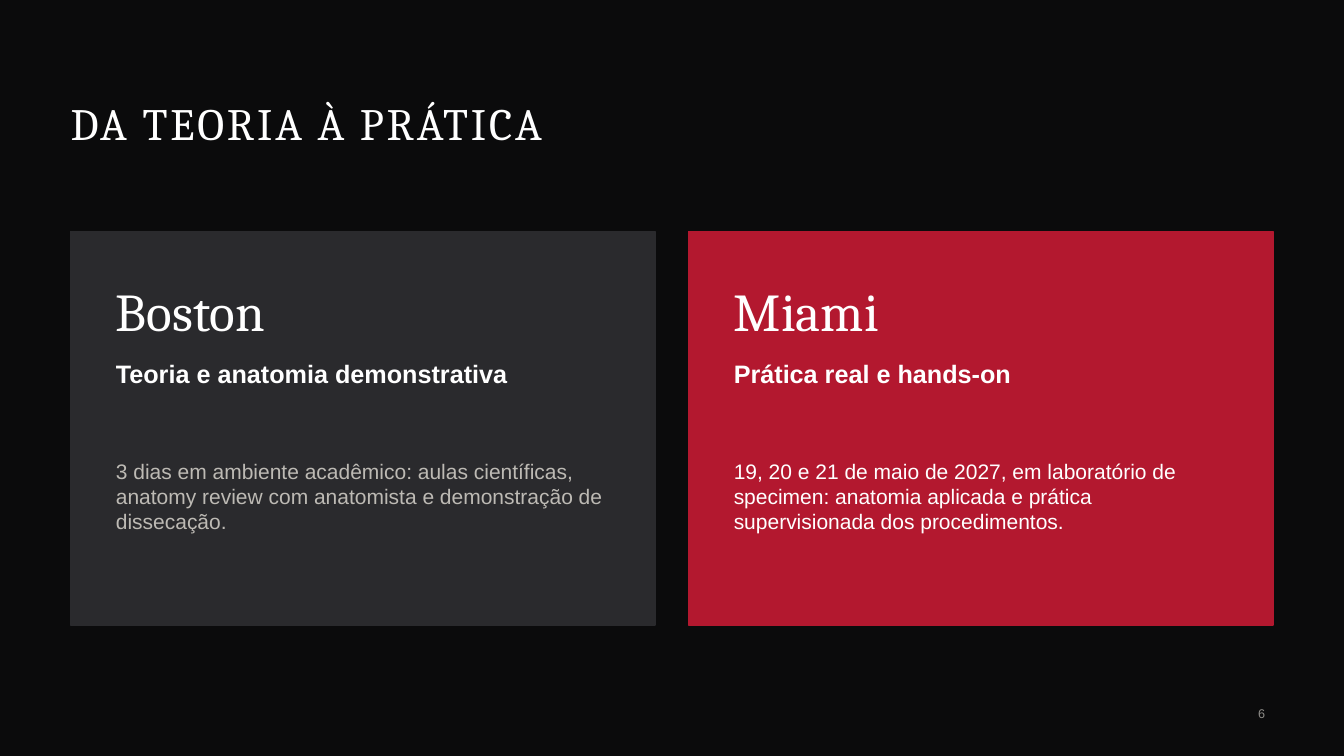
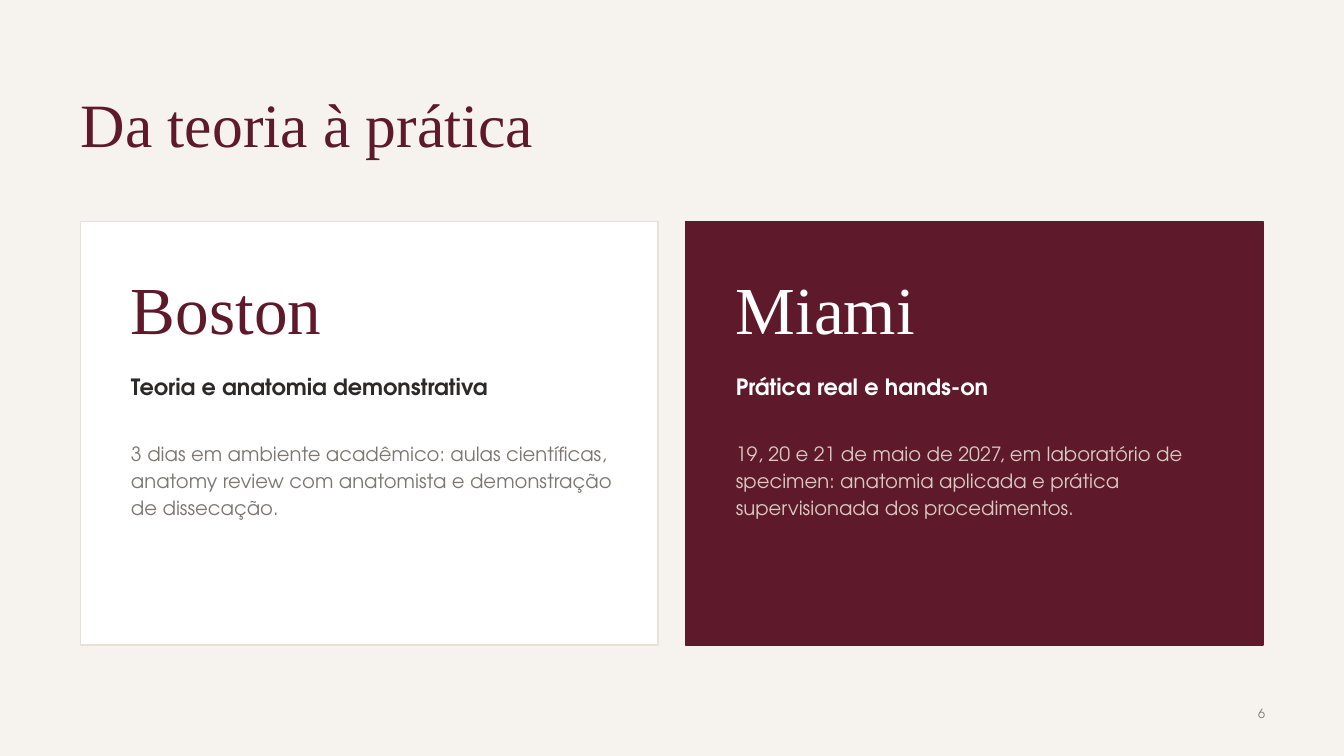
Before and after one commit to humbertovecchi/vecchi, a slide deck: slide 6 of entregas/Formacao-Internacional-Etapa-Miami.pptx. Drawn at 1344x756 pixels with LibreOffice and Linux fonts; fonts in the diff are those of the drawing. Boxes give left, top, right and bottom in pixels: in the first picture for what was removed or moved away, otherwise in the second. Text is boxed around its words. In the diff, an @@ line names an element or a change of style, - is before the commit and + after.

```diff
--- a/entregas/Formacao-Internacional-Etapa-Miami.pptx
+++ b/entregas/Formacao-Internacional-Etapa-Miami.pptx
@@ background #0B0B0C to #F6F3EE @@
@@ title at bbox=[81, 104, 533, 158]: text changed; size 32 to 44 pt; font Cambria to Times New Roman; text colour #FFFFFF to #5E1A2A @@
-DA TEORIA À PRÁTICA
+Da teoria à prática
@@ rectangle: place and size @@
-rectangle at bbox=[71, 232, 655, 625]
+rectangle at bbox=[81, 222, 658, 645]
@@ rectangle at bbox=[81, 222, 658, 645]: fill #2A2A2D to #FFFFFF; outline #2A2A2D 1 pt to #E7E1D8 1 pt @@
@@ rectangle: place and size @@
-rectangle at bbox=[689, 232, 1273, 625]
+rectangle at bbox=[686, 222, 1263, 645]
@@ rectangle at bbox=[686, 222, 1263, 645]: fill #B3182F to #5E1A2A; outline #B3182F 1 pt to #5E1A2A 1 pt @@
@@ text "Boston": place and size @@
-text "Boston" at bbox=[116, 295, 265, 332]
+text "Boston" at bbox=[131, 290, 321, 335]
@@ text "Boston" at bbox=[131, 290, 321, 335]: size 38 to 48 pt, font Cambria to Times New Roman, text colour #FFFFFF to #5E1A2A; vertical alignment middle to top @@
@@ text "Miami" at bbox=[736, 289, 915, 335]: size 38 to 48 pt, font Cambria to Times New Roman; vertical alignment middle to top @@
@@ text "Teoria e anatomia demonstrativa": place and size @@
-text "Teoria e anatomia demonstrativa" at bbox=[116, 364, 507, 384]
+text "Teoria e anatomia demonstrativa" at bbox=[131, 378, 488, 396]
@@ text "Teoria e anatomia demonstrativa" at bbox=[131, 378, 488, 396]: size 18 to 16 pt, font Arial to TeX Gyre Adventor, text colour #FFFFFF to #2B2A29 @@
@@ text "Prática real e hands-on": place and size @@
-text "Prática real e hands-on" at bbox=[734, 364, 1011, 384]
+text "Prática real e hands-on" at bbox=[736, 377, 988, 396]
@@ text "Prática real e hands-on" at bbox=[736, 377, 988, 396]: size 18 to 16 pt, font Arial to TeX Gyre Adventor @@
@@ text "3 dias em ambiente acadêmico: ...": place and size @@
-text "3 dias em ambiente acadêmico: ..." at bbox=[116, 463, 602, 534]
+text "3 dias em ambiente acadêmico: ..." at bbox=[131, 446, 612, 520]
@@ text "3 dias em ambiente acadêmico: ..." at bbox=[131, 446, 612, 520]: size 15 to 14 pt, font Arial to TeX Gyre Adventor, text colour #BDBAB4 to #7D7771; line spacing 1 to 1.15 @@
@@ text "19, 20 e 21 de ...": place and size @@
-text "19, 20 e 21 de ..." at bbox=[734, 463, 1175, 534]
+text "19, 20 e 21 de ..." at bbox=[736, 446, 1182, 519]
@@ text "19, 20 e 21 de ..." at bbox=[736, 446, 1182, 519]: size 15 to 14 pt, font Arial to TeX Gyre Adventor, text colour #FFFFFF to #D9C9C3; line spacing 1 to 1.15 @@
@@ page number at bbox=[1258, 709, 1265, 718]: font Arial to TeX Gyre Adventor, text colour #8E8C88 to #7D7771 @@
```
Also in this commit, not shown: 8 other slides changed, 1 slide added, 1 slide removed, 10 other files.
